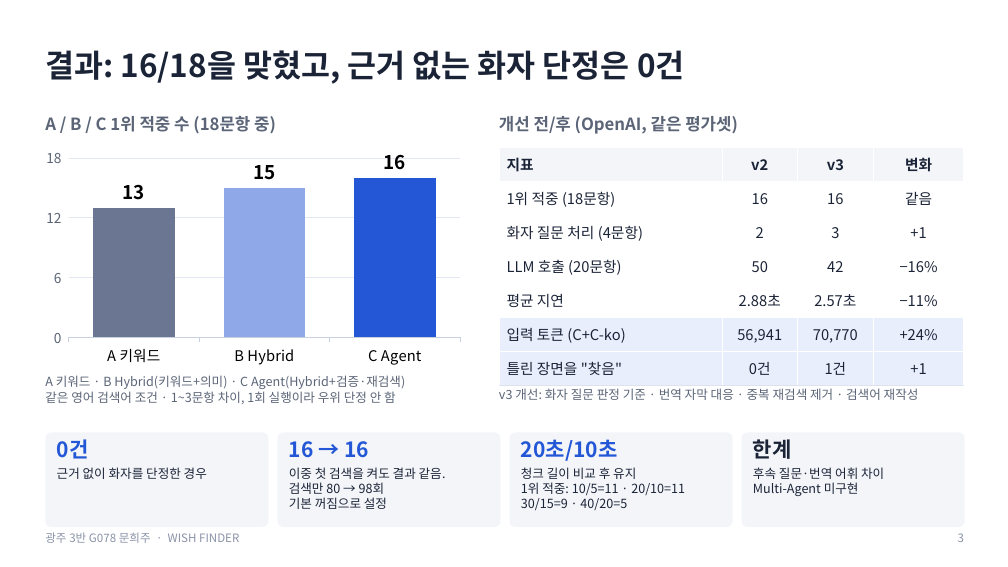
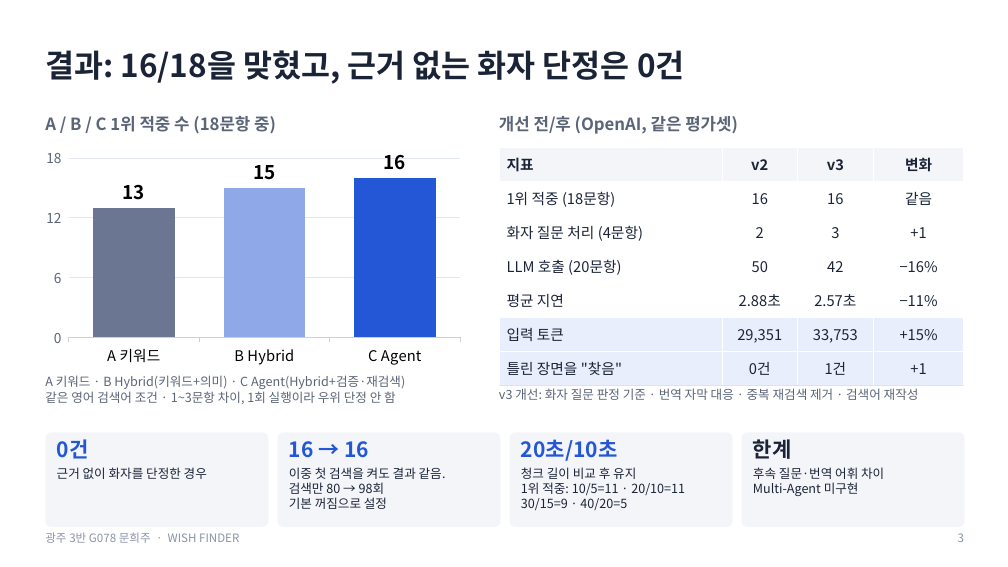
Before and after one commit to creepygrape/skala-AICapstone-mini-2, a slide deck: slide 3 of docs/exec/G078_문희주_발표.pptx. Drawn at 1008x567 pixels with LibreOffice and Linux fonts; fonts in the diff are those of the drawing. Boxes give left, top, right and bottom in pixels: in the first picture for what was removed or moved away, otherwise in the second. Text is boxed around its words. In the diff, an @@ line names an element or a change of style, - is before the commit and + after.

```diff
--- a/docs/exec/G078_문희주_발표.pptx
+++ b/docs/exec/G078_문희주_발표.pptx
@@ table at bbox=[499, 147, 964, 386] @@
-row 6: 입력 토큰 (C+C-ko) | 56,941 | 70,770 | +24%
+row 6: 입력 토큰 | 29,351 | 33,753 | +15%
```
Also in this commit, not shown: 4 other slides changed, 3 other files.
